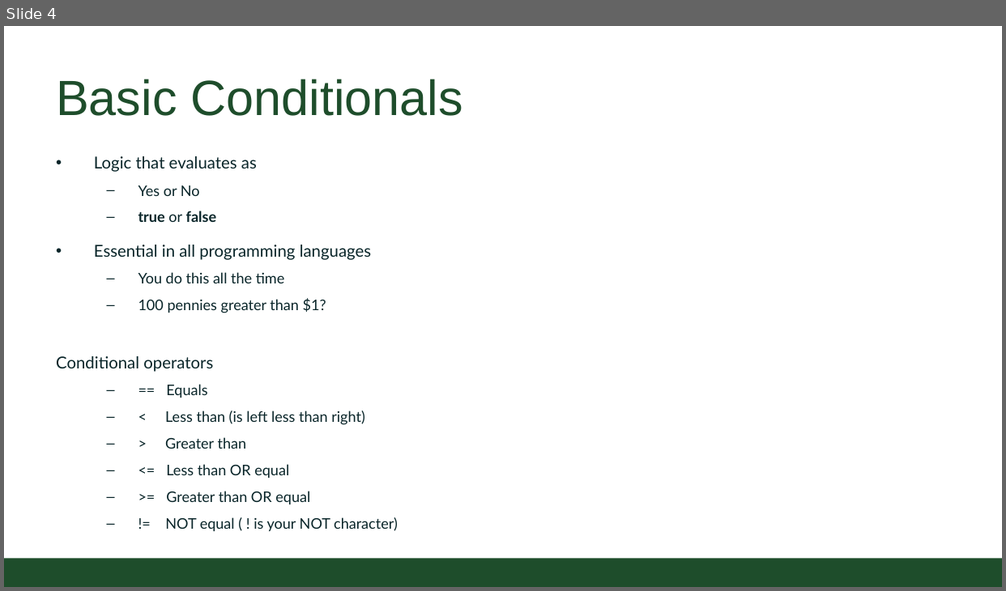
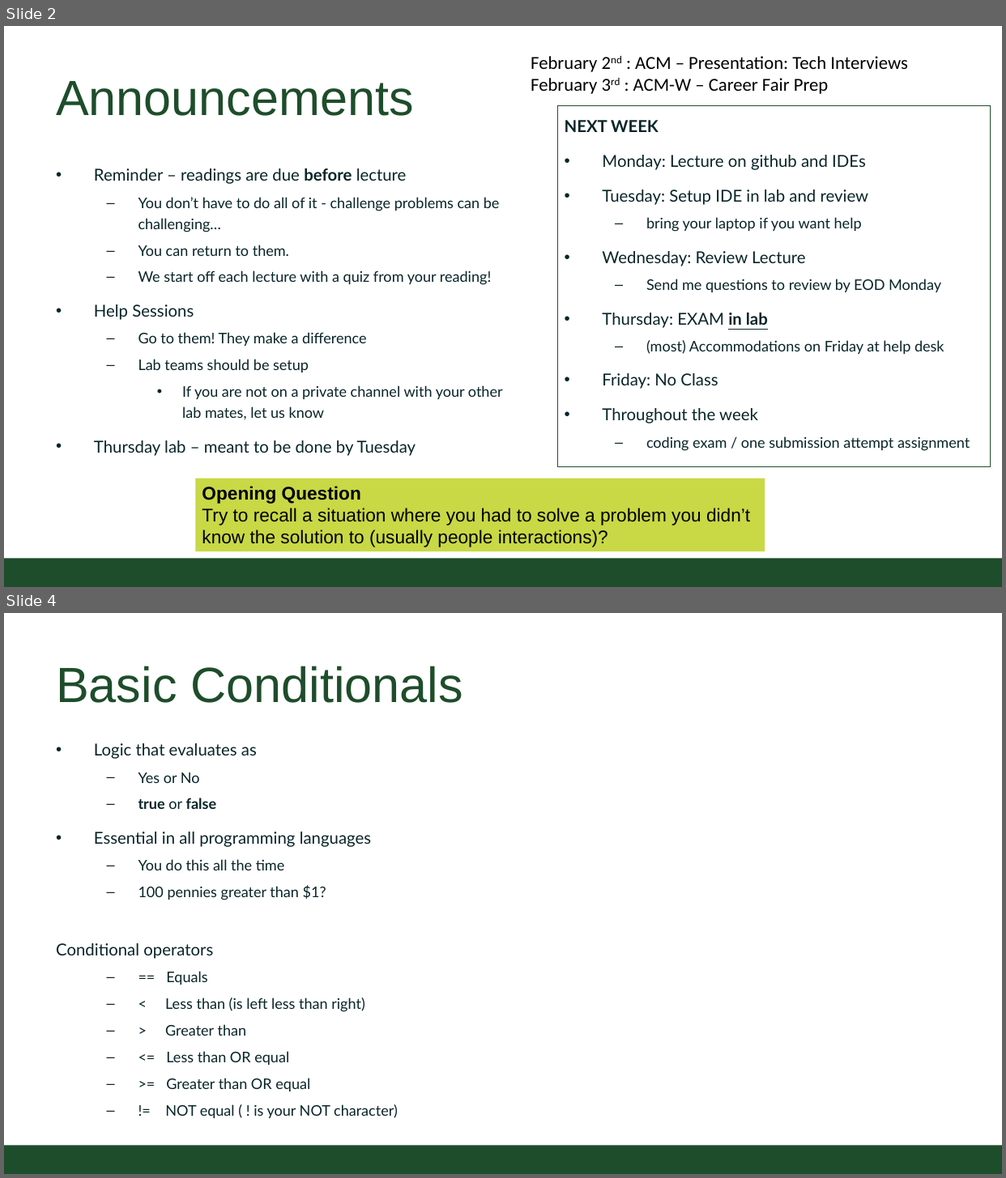
Before and after one commit to CSU-CompSci-CS163-4/Handouts, a slide deck: slides/On-Campus/03_01_Branching.pptx. Shown one above the other, each under a label of ours: slide 4 before the commit, slides 2 and 4 after it; the slides between them are not shown. The pictures are 1006x591 and 1006x1178 pixels, drawn with LibreOffice and Linux fonts; fonts in the diff are those of the drawing; background and template pictures are left out. Boxes give left, top, right and bottom in pixels: in the first picture for what was removed or moved away, otherwise in the second. Text is boxed around its words. In the diff, an @@ line names an element or a change of style, - is before the commit and + after.

Commit message:
update for monday after save

```diff
--- a/slides/On-Campus/03_01_Branching.pptx
+++ b/slides/On-Campus/03_01_Branching.pptx
@@ slide 2 added at [4, 26, 1002, 587], background #FFFFFF; not listed: 1 template element that a slide beside it also shows @@
@@ text added at [530, 56, 908, 94], 20 pt, text #000000 @@
+February 2nd : ACM – Presentation: Tech Interviews
+February 3rd : ACM-W – Career Fair Prep
@@ title added at [56, 81, 414, 116], 54 pt, text #1E4D2B @@
+Announcements
@@ rectangle added at [557, 105, 990, 467], outline #1E4D2B 0.75 pt, 16 pt, text #092529 @@
+NEXT WEEK
+• Monday: Lecture on github and IDEs
+• Tuesday: Setup IDE in lab and review
+  – bring your laptop if you want help
+• Wednesday: Review Lecture
+  – Send me questions to review by EOD Monday
+• Thursday: EXAM in lab
+  – (most) Accommodations on Friday at help desk
+• Friday: No Class
+• Throughout the week
+  – coding exam / one submission attempt assignment
@@ text added at [94, 169, 503, 456], 16 pt, text #092529 @@
+• Reminder – readings are due before lecture
+  – You don’t have to do all of it - challenge problems can be challenging…
+  – You can return to them.
+  – We start off each lecture with a quiz from your reading!
+• Help Sessions
+  – Go to them! They make a difference
+  – Lab teams should be setup
+    • If you are not on a private channel with your other lab mates, let us know
+• Thursday lab – meant to be done by Tuesday
@@ rectangle added at [195, 479, 765, 552], fill #C9D845, 20 pt, text #000000 @@
+Opening Question
+Try to recall a situation where you had to solve a problem you didn’t know the solution to (usually people interactions)?
```
Also in this commit, not shown: 6 slides changed, 1 slide removed.
